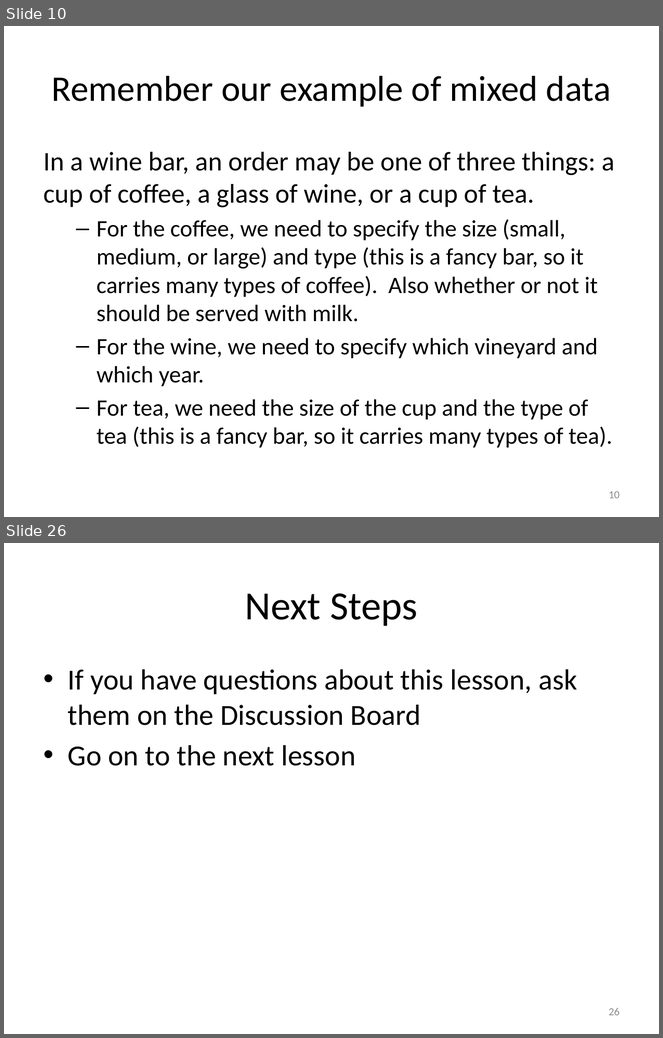
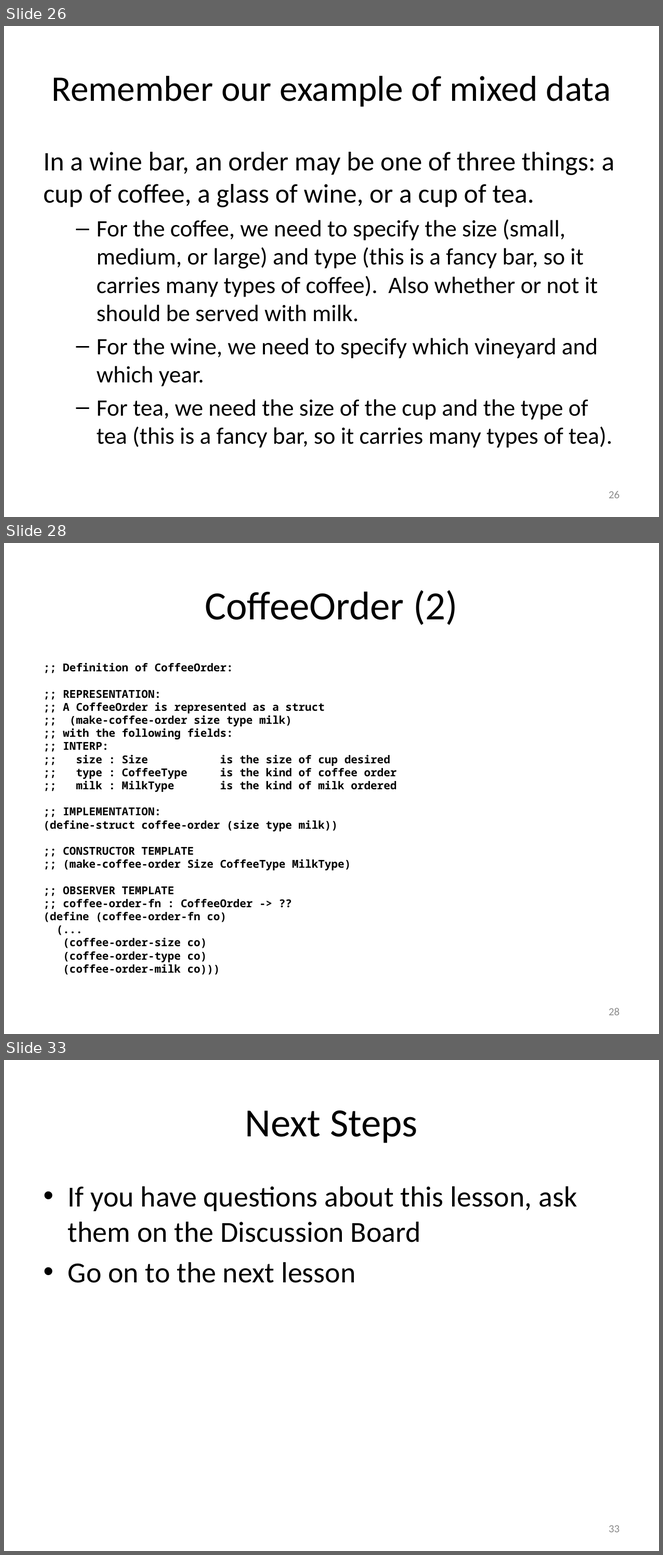
Before and after one commit to mwand/cs5010f17, a slide deck: Slides/Lesson 1.3 The Data Design Recipe.pptx. Shown one above the other, each under a label of ours: slides 10 and 26 before the commit, slides 26, 28 and 33 after it; the slides between them are not shown. The pictures are 663x1038 and 663x1555 pixels, drawn with LibreOffice and Linux fonts; fonts in the diff are those of the drawing. Boxes give left, top, right and bottom in pixels: in the first picture for what was removed or moved away, otherwise in the second. Text is boxed around its words. In the diff, an @@ line names an element or a change of style, - is before the commit and + after.

```diff
--- a/Slides/Lesson 1.3 The Data Design Recipe.pptx
+++ b/Slides/Lesson 1.3 The Data Design Recipe.pptx
@@ slide 28 added at (4,543,659,1034), background #FFFFFF @@
@@ title added at (37,563,626,644), fill #FFFFFF, outline #4F81BD 2 pt, 44 pt, text #000000 @@
+CoffeeOrder (2)
@@ text added at (44,663,397,975), 12 pt, text #000000, bold @@
+;; Definition of CoffeeOrder:
+;; REPRESENTATION:
+;; A CoffeeOrder is represented as a struct
+;; (make-coffee-order size type milk)
+;; with the following fields:
+;; INTERP:
+;; size : Size is the size of cup desired
+;; type : CoffeeType is the kind of coffee order
+;; milk : MilkType is the kind of milk ordered
+;; IMPLEMENTATION:
+(define-struct coffee-order (size type milk))
+;; CONSTRUCTOR TEMPLATE
+;; (make-coffee-order Size CoffeeType MilkType)
+;; OBSERVER TEMPLATE
+;; coffee-order-fn : CoffeeOrder -> ??
+(define (coffee-order-fn co)
+(...
+(coffee-order-size co)
+(coffee-order-type co)
+(coffee-order-milk co)))
@@ page number added at (609,1008,620,1016), 12 pt, text #8C8C8C @@
+28
@@ what was slide 10 is now slide 26 @@
@@ page number at (609,491,620,499): text changed @@
-10
+26
@@ what was slide 26 is now slide 33 @@
@@ page number at (609,1525,620,1533): text changed @@
-26
+33
```
Also in this commit, not shown: 9 slides changed, 16 other slides added, 10 slides removed, 10 other files.
